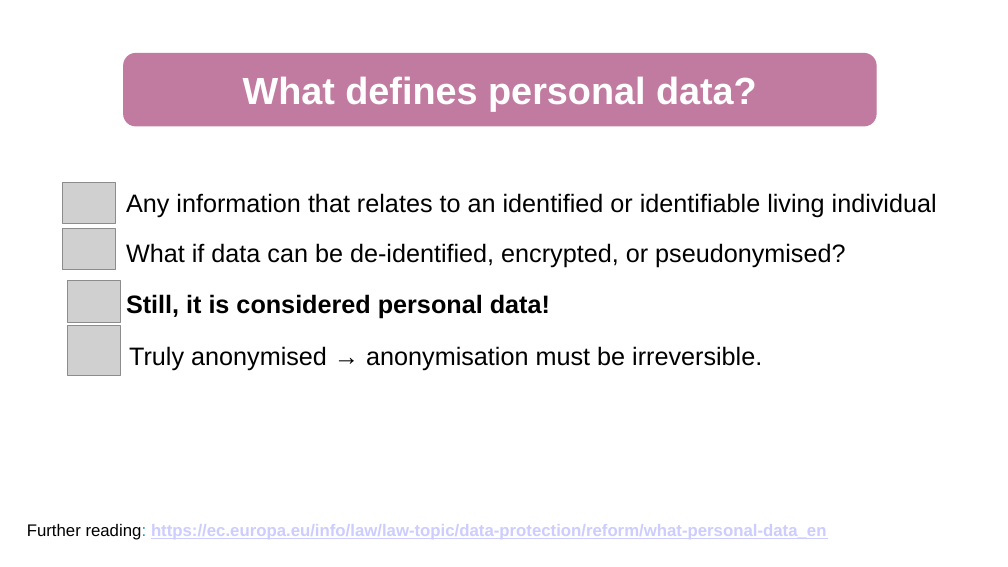
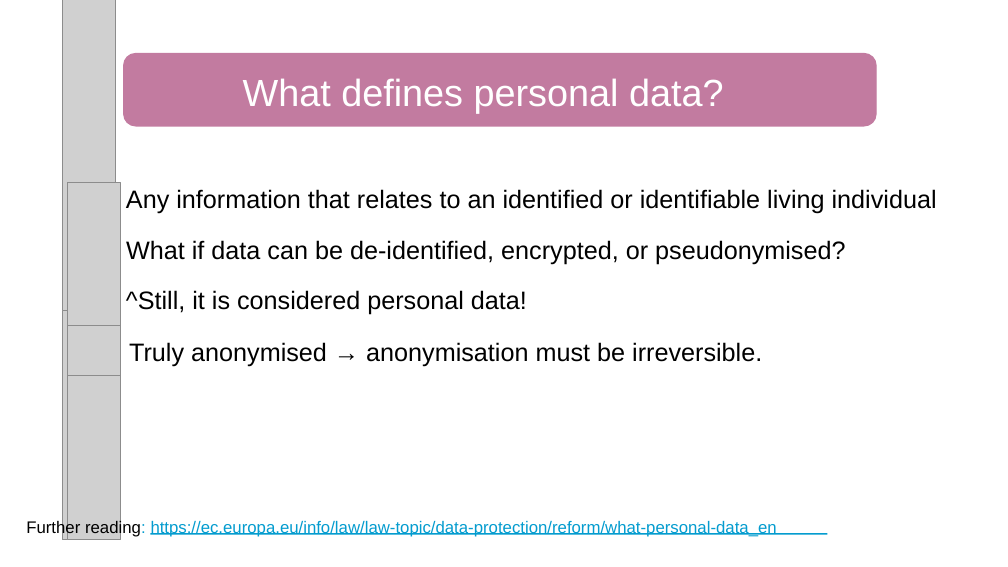
Before and after one commit to ELIXIR-Norway-Training/DMP-writing-workshop, a slide deck: slide 12 of 04_GDPR.odp (slide 13 before the commit). Drawn at 1008x567 pixels with LibreOffice and Linux fonts; fonts in the diff are those of the drawing; grey boxes stand for pictures. Boxes give left, top, right and bottom in pixels: in the first picture for what was removed or moved away, otherwise in the second. Text is boxed around its words. In the diff, an @@ line names an element or a change of style, - is before the commit and + after.

```diff
--- a/04_GDPR.odp
+++ b/04_GDPR.odp
@@ picture: place and size @@
-picture at bbox=[62, 182, 116, 224]
+picture at bbox=[62, 0, 116, 311]
@@ freeform shape added at bbox=[124, 53, 877, 126], fill #C27BA0 @@
@@ freeform shape added at bbox=[124, 53, 877, 126], outline #C27BA0 0.74 pt @@
@@ text "What defines personal data?": place and size @@
-text "What defines personal data?" at bbox=[124, 53, 876, 126]
+text "What defines personal data?" at bbox=[243, 78, 724, 113]
@@ text "What defines personal data?" at bbox=[243, 78, 724, 113]: bold off; alignment centre to left; vertical alignment middle to top; fill #C27BA0 to none; outline #C27BA0 0.74 pt to none @@
@@ picture: place and size @@
-picture at bbox=[62, 228, 116, 269]
+picture at bbox=[62, 182, 116, 540]
@@ picture: place and size @@
-picture at bbox=[68, 281, 121, 323]
+picture at bbox=[68, 182, 121, 540]
@@ indent changed; line spacing 1.15 to 1; less space between paragraphs in 3 elements at bbox=[126, 240, 845, 264], bbox=[129, 342, 762, 367], bbox=[126, 189, 937, 214] @@
@@ text at bbox=[126, 290, 527, 315]: text changed; bold off @@
-Still, it is considered personal data!
+^Still, it is considered personal data!
@@ text "Further reading: https://ec.europa.eu/info/law/law-topic/dat ..." at bbox=[26, 519, 777, 537]: text colour #CCCCFF to #049CCF, bold off, underline off in "https://ec.europa.eu/info/law/law-topic/data-protection/refo ..."; line spacing 1.15 to 1 @@
@@ freeform shape added at bbox=[150, 533, 827, 535], fill #049CCF @@
```
Also in this commit, not shown: 45 other slides changed, 5 slides added, 3 slides removed, 3 other files.
